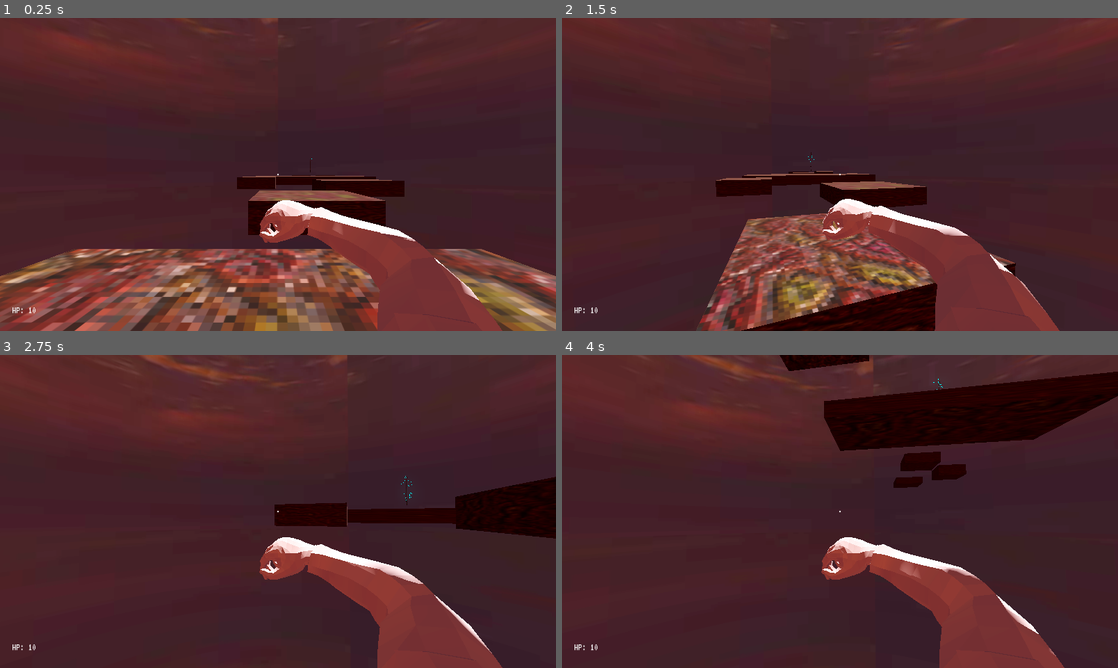
Above: before the commit, frames 1-4 (two rows, left to right).
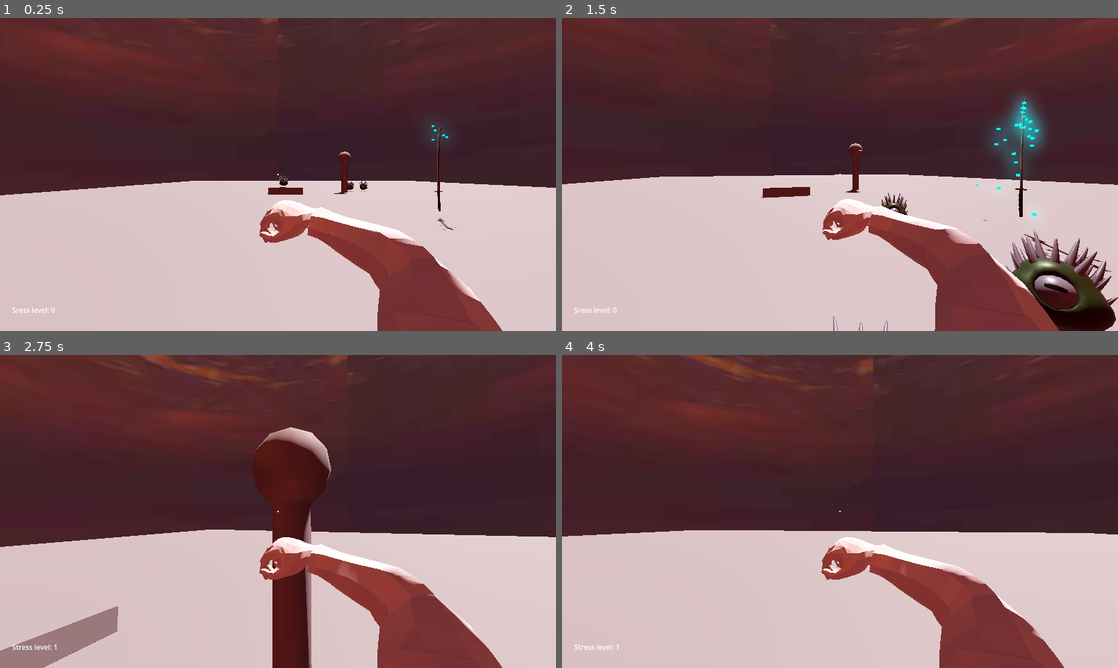
Above: after the commit, the same moments.

Repository: PushingTrooper/lucidnightmare
Game: Godot game, scene res://scenes/World.tscn
The game is run twice, just before and just after one commit, with the same random seed, the same clock (stepped at 60 frames per second) and the same inputs.
Inputs (mouse positions are in pixels of both pictures, inside the frame that each line leads up to):
- Up to frame 1 (0.25 s): no input
- Up to frame 2 (1.5 s): tap Enter (ui_accept) at 0.5 s; move the mouse to (834, 180) at 0.52 s; press the mouse at (834, 180) at 0.53 s; hold W (move_forward) from 0.53 s (still down); tap Space (move_jump) at 0.77 s; move the mouse to (878, 177) at 1.27 s; release the mouse at (878, 177) at 1.28 s; tap Shift (move_sprint) at 1.35 s; click (878, 177) at 1.42 s
- Up to frame 3 (2.75 s): keep holding W (move_forward); tap Space (move_jump) at 1.52 s; move the mouse to (233, 508) at 2.02 s; hold Right mouse button (state_change) from 2.03 s (still down); click (233, 508) at 2.17 s
- Up to frame 4 (4 s): move the mouse to (845, 511) at 2.77 s; release W (move_forward) at 2.78 s; release Right mouse button (state_change) at 2.78 s; hold A (move_left) 2.78-3.53 s; tap F at 2.85 s; click (845, 511) at 2.92 s; tap Space (move_jump) at 3.02, 3.77 s; move the mouse to (817, 505) at 3.52 s; hold W (move_forward) from 3.53 s (still down); hold E from 3.53 s (still down); click (817, 505) at 3.67 s

The runs differ from the first frame. In frame 1, 40% of the frame differs, in the area x 0-100%, y 34-100%; in frame 2, 43%; in frame 3, 39%; in frame 4, 46%, in the area x 0-100%, y 0-100%.

Commit message:
world
ffs

Diff:
--- a/data/enemy/enemy_ground.gd
+++ b/data/enemy/enemy_ground.gd
@@ -1,10 +1,10 @@
 extends CharacterBody3D
-
-@onready var player = get_node("../player")
-@export var accel = 5
-@export var speed = 3
+@onready var world = get_parent()
+@onready var player = world.get_node("player")
+@export var accel = 2
+@export var speed = 1
 @export var damageTaken := 1
-var shouldMove = false
+var shouldMove = true
 var can_attack = true
 var hp = 2
 var gravity = ProjectSettings.get_setting("physics/3d/default_gravity")
@@ -24,12 +24,11 @@
 	look_at(player.global_position)
 	velocity.x = lerp(velocity.x, dir_x * speed, accel * delta)
 	velocity.z = lerp(velocity.z, dir_z * speed, accel * delta)
-	if(distance_to_player() < 20):
-		shouldMove = true
-	else: shouldMove = false
+	#if(distance_to_player() < 20):
+	shouldMove = true
+	#else: shouldMove = false
 	if shouldMove:
 		move_and_slide()
-	print(speed)
 	pass
 
 func distance_to_player():
--- a/data/enemy_projectile/enemy_projectile.tscn
+++ b/data/enemy_projectile/enemy_projectile.tscn
@@ -1,12 +1,8 @@
-[gd_scene load_steps=5 format=3 uid="uid://ccd6w6hprjmd5"]
+[gd_scene load_steps=4 format=3 uid="uid://ccd6w6hprjmd5"]
 
 [ext_resource type="Script" path="res://data/enemy_projectile/enemy_projectile.gd" id="1_3jte8"]
 
-[sub_resource type="StandardMaterial3D" id="StandardMaterial3D_wq3y5"]
-albedo_color = Color(0.854902, 0.0941176, 0, 1)
-
 [sub_resource type="BoxMesh" id="BoxMesh_gadh6"]
-material = SubResource("StandardMaterial3D_wq3y5")
 
 [sub_resource type="CapsuleShape3D" id="CapsuleShape3D_bxnki"]
 
--- a/data/player/player.gd
+++ b/data/player/player.gd
@@ -123,7 +123,7 @@
 	emit_signal("enemy_hit", damageTaken)
 	print("got hit")
 	hp-=1
-	hpTextLabel.text = "HP "+ str(hp)
+	hpTextLabel.text = "Stress level: "+ str(10-hp)
 	if(hp < 1):
 		gameOverScreen.visible = true
 #		resetGame()
--- a/data/player/player.tscn
+++ b/data/player/player.tscn
@@ -1,11 +1,9 @@
-[gd_scene load_steps=17 format=3 uid="uid://cve3fu224uibk"]
+[gd_scene load_steps=15 format=3 uid="uid://cve3fu224uibk"]
 
 [ext_resource type="Script" path="res://data/player/player.gd" id="1_u1w3t"]
 [ext_resource type="PackedScene" uid="uid://cgupsmo68e4mk" path="res://scenes/arms_animation.tscn" id="2_3kahs"]
 [ext_resource type="Texture2D" uid="uid://bubwl36108v2r" path="res://data/cursors/crosshair001.png" id="2_nq3sk"]
 [ext_resource type="PackedScene" uid="uid://drscp48mqs1sj" path="res://scenes/sword_animation.tscn" id="2_wul0i"]
-[ext_resource type="FontFile" uid="uid://c3og53i86ju3c" path="res://assets/VT323-Regular.ttf" id="4_e2yjt"]
-[ext_resource type="Texture2D" uid="uid://1taeerfp130i" path="res://assets/skull-svgrepo-com.svg" id="5_w50sg"]
 
 [sub_resource type="Animation" id="Animation_saxjg"]
 resource_name = "head_bob"
@@ -107,13 +105,14 @@
 "swing": SubResource("Animation_qjh2w")
 }
 
-[node name="dw" type="CharacterBody3D" groups=["player"]]
+[node name="player" type="CharacterBody3D" groups=["player"]]
 script = ExtResource("1_u1w3t")
 
 [node name="head" type="Node3D" parent="."]
 transform = Transform3D(1, 0, 0, 0, 1, 0, 0, 0, 1, 0, 0.6, 0)
 
 [node name="camera" type="Camera3D" parent="head"]
+current = true
 
 [node name="projectile_spawn" type="Node3D" parent="head/camera"]
 transform = Transform3D(1, 0, 0, 0, 1, 0, 0, 0, 1, 0, 0, -0.842178)
@@ -148,71 +147,27 @@
 layout_mode = 0
 offset_left = -612.0
 offset_top = 300.0
-offset_right = -547.0
+offset_right = -487.0
 offset_bottom = 334.0
-theme_override_fonts/normal_font = ExtResource("4_e2yjt")
-theme_override_font_sizes/normal_font_size = 23
-text = "HP: 10"
+text = "Sress level: 0"
 
-[node name="rightButtonTextLabel" type="RichTextLabel" parent="head/camera/Control"]
+[node name="leftButtonTextLabel" type="RichTextLabel" parent="head/camera/Control"]
 visible = false
 layout_mode = 0
 offset_left = 61.0
 offset_top = -57.0
 offset_right = 254.0
 offset_bottom = -8.0
-theme_override_fonts/normal_font = ExtResource("4_e2yjt")
-text = "Lucid change dream with the right mouse button"
+text = "Change dream with the right mouse button"
 
-[node name="leftButtonTextLabel" type="RichTextLabel" parent="head/camera/Control"]
+[node name="rightButtonTextLabel" type="RichTextLabel" parent="head/camera/Control"]
 visible = false
 layout_mode = 0
 offset_left = -202.0
 offset_top = -53.0
 offset_right = -36.0
 offset_bottom = -4.0
-theme_override_fonts/normal_font = ExtResource("4_e2yjt")
 text = "Shoot with the Left mouse button"
-
-[node name="gameOver" type="Node2D" parent="head/camera"]
-visible = false
-
-[node name="ColorRect" type="ColorRect" parent="head/camera/gameOver"]
-offset_left = -657.0
-offset_top = -380.0
-offset_right = 652.0
-offset_bottom = 373.0
-color = Color(0, 0, 0, 1)
-
-[node name="Sprite2D" type="Sprite2D" parent="head/camera/gameOver"]
-position = Vector2(1, 1)
-scale = Vector2(0.52987, 0.504386)
-texture = ExtResource("5_w50sg")
-
-[node name="RichTextLabel3" type="RichTextLabel" parent="head/camera/gameOver"]
-offset_left = -393.0
-offset_top = 218.0
-offset_right = 414.0
-offset_bottom = 304.0
-theme_override_font_sizes/normal_font_size = 60
-text = "Press R to restart the game
-"
-
-[node name="RichTextLabel2" type="RichTextLabel" parent="head/camera/gameOver"]
-offset_left = 246.0
-offset_top = -82.0
-offset_right = 555.0
-offset_bottom = 53.0
-theme_override_font_sizes/normal_font_size = 95
-text = "OVER"
-
-[node name="RichTextLabel" type="RichTextLabel" parent="head/camera/gameOver"]
-offset_left = -557.0
-offset_top = -83.0
-offset_right = -248.0
-offset_bottom = 52.0
-theme_override_font_sizes/normal_font_size = 95
-text = "GAME"
 
 [node name="collision" type="CollisionShape3D" parent="."]
 shape = SubResource("CapsuleShape3D_phygr")
--- a/scenes/World.tscn
+++ b/scenes/World.tscn
@@ -6,6 +6,8 @@
 [ext_resource type="Texture2D" uid="uid://bvplxyonl13wu" path="res://textures/skytextures/skybox.png" id="2_yhgwl"]
 [ext_resource type="Script" path="res://scripts/red_platform.gd" id="3_fjyt5"]
 [ext_resource type="Material" path="res://materials/flesh_material.tres" id="3_vmra8"]
+[ext_resource type="PackedScene" uid="uid://uuscghn28xmu" path="res://scenes/enemy_ground.tscn" id="8_ju2w8"]
+[ext_resource type="PackedScene" uid="uid://dh5ocxx7e48wt" path="res://scenes/enemy_wall.tscn" id="8_p3umd"]
 [ext_resource type="PackedScene" uid="uid://37min1kbfjfs" path="res://scenes/weapon_pick_up.tscn" id="9_4sdkt"]
 
 [sub_resource type="PanoramaSkyMaterial" id="PanoramaSkyMaterial_qct8x"]
@@ -87,8 +89,36 @@
 material = ExtResource("3_vmra8")
 script = ExtResource("3_fjyt5")
 
+[node name="Node3D2" parent="." instance=ExtResource("9_4sdkt")]
+transform = Transform3D(1, 0, 0, 0, 1, 0, 0, 0, 1, 10.7724, 2.05259, -145.996)
+
 [node name="player" parent="." instance=ExtResource("1_dc6xj")]
-transform = Transform3D(1, 0, 0, 0, 1, 0, 0, 0, 1, 0, 1.55542, 0)
+transform = Transform3D(1, 0, 0, 0, 1, 0, 0, 0, 1, 0, 3.14945, -132.335)
 
 [node name="Node3D" parent="." instance=ExtResource("9_4sdkt")]
 transform = Transform3D(1, 0, 0, 0, 1, 0, 0, 0, 1, 10.7724, 3.13473, -67.6898)
+
+[node name="CSGBox3D2" type="CSGBox3D" parent="."]
+transform = Transform3D(1, 0, 0, 0, 1, 0, 0, 0, 1, 11.041, 0, -178.609)
+use_collision = true
+size = Vector3(100, 1, 100)
+
+[node name="CSGCylinder3D" type="CSGCylinder3D" parent="CSGBox3D2"]
+transform = Transform3D(1, 0, 0, 0, 1, 0, 0, 0, 1, 0, 2.93857, 12.43)
+height = 5.0
+
+[node name="CSGBox3D" type="CSGBox3D" parent="CSGBox3D2"]
+transform = Transform3D(1, 0, 0, 0, 1, 0, 0, 0, 1, -9.92942, 0.99906, 14.1156)
+size = Vector3(5, 1, 5)
+
+[node name="enemy_wall" parent="." instance=ExtResource("8_p3umd")]
+transform = Transform3D(1, 0, 0, 0, 1, 0, 0, 0, 1, 11.041, 6.22675, -166.179)
+
+[node name="enemy_ground" parent="." instance=ExtResource("8_ju2w8")]
+transform = Transform3D(1, 0, 0, 0, 1, 0, 0, 0, 1, 13.3243, 1.16878, -170.194)
+
+[node name="enemy_ground3" parent="." instance=ExtResource("8_ju2w8")]
+transform = Transform3D(1, 0, 0, 0, 1, 0, 0, 0, 1, 15.8743, 1.16878, -170.194)
+
+[node name="enemy_ground2" parent="." instance=ExtResource("8_ju2w8")]
+transform = Transform3D(1, 0, 0, 0, 1, 0, 0, 0, 1, 0.924436, 2.16392, -165.145)
--- a/scenes/enemy_ground.tscn
+++ b/scenes/enemy_ground.tscn
@@ -1,28 +1,27 @@
 [gd_scene load_steps=5 format=3 uid="uid://uuscghn28xmu"]
 
 [ext_resource type="Script" path="res://data/enemy/enemy_ground.gd" id="1_0ogfw"]
+[ext_resource type="PackedScene" uid="uid://qsyr0ggg5pmv" path="res://models/Green Spiky Blob.glb" id="2_idl1p"]
 
-[sub_resource type="StandardMaterial3D" id="StandardMaterial3D_3iwsb"]
-albedo_color = Color(0.917647, 0.529412, 0.168627, 1)
+[sub_resource type="SphereShape3D" id="SphereShape3D_8vr1c"]
+radius = 0.75
 
-[sub_resource type="CapsuleMesh" id="CapsuleMesh_rxylg"]
-material = SubResource("StandardMaterial3D_3iwsb")
+[sub_resource type="SphereShape3D" id="SphereShape3D_u8tmv"]
+radius = 0.8
 
-[sub_resource type="CapsuleShape3D" id="CapsuleShape3D_ovdgy"]
-
-[node name="enemy_ground" type="CharacterBody3D"]
+[node name="enemy_ground" type="CharacterBody3D" groups=["enemy"]]
 script = ExtResource("1_0ogfw")
 
-[node name="MeshInstance3D" type="MeshInstance3D" parent="."]
-mesh = SubResource("CapsuleMesh_rxylg")
-
 [node name="CollisionShape3D" type="CollisionShape3D" parent="."]
-shape = SubResource("CapsuleShape3D_ovdgy")
+shape = SubResource("SphereShape3D_8vr1c")
 
 [node name="Area3D" type="Area3D" parent="."]
 transform = Transform3D(1.1, 0, 0, 0, 1.1, 0, 0, 0, 1.1, 0, 0, 0)
 
 [node name="CollisionShape3D" type="CollisionShape3D" parent="Area3D"]
-shape = SubResource("CapsuleShape3D_ovdgy")
+shape = SubResource("SphereShape3D_u8tmv")
+
+[node name="Green Spiky Blob" parent="." instance=ExtResource("2_idl1p")]
+transform = Transform3D(-0.4, 0, -3.49691e-08, 0, 0.4, 0, 3.49691e-08, 0, -0.4, 0, -0.575082, 0)
 
 [connection signal="body_entered" from="Area3D" to="." method="_on_area_3d_body_entered"]
--- a/scenes/enemy_wall.tscn
+++ b/scenes/enemy_wall.tscn
@@ -2,13 +2,15 @@
 
 [ext_resource type="Script" path="res://data/enemy/enemy_wall.gd" id="1_hf7df"]
 
-[sub_resource type="CylinderShape3D" id="CylinderShape3D_1w61d"]
+[sub_resource type="SphereShape3D" id="SphereShape3D_psy21"]
+radius = 1.0
 
 [node name="enemy_wall" type="RigidBody3D" groups=["enemy"]]
 freeze = true
 script = ExtResource("1_hf7df")
 
 [node name="CollisionShape3D" type="CollisionShape3D" parent="."]
-shape = SubResource("CylinderShape3D_1w61d")
+shape = SubResource("SphereShape3D_psy21")
 
-[node name="CSGCylinder3D" type="CSGCylinder3D" parent="."]
+[node name="CSGSphere3D" type="CSGSphere3D" parent="."]
+radius = 1.0
--- a/scripts/weapon_pick_up.gd
+++ b/scripts/weapon_pick_up.gd
@@ -14,6 +14,7 @@
 
 
 func _on_area_3d_body_entered(body):
-	Orchestrator.haveGun = true
+	if body.is_in_group("player"):
+		Orchestrator.haveGun = true
+		self.queue_free()
 	#self.process_mode = 4 # = Mode: Disabled
-	self.queue_free()
Binary file added: models/Green Spiky Blob.glb
Not shown, added: models/Green Spiky Blob.glb.import
Not shown: 1 places in scenes/World.tscn that only renumber resources
